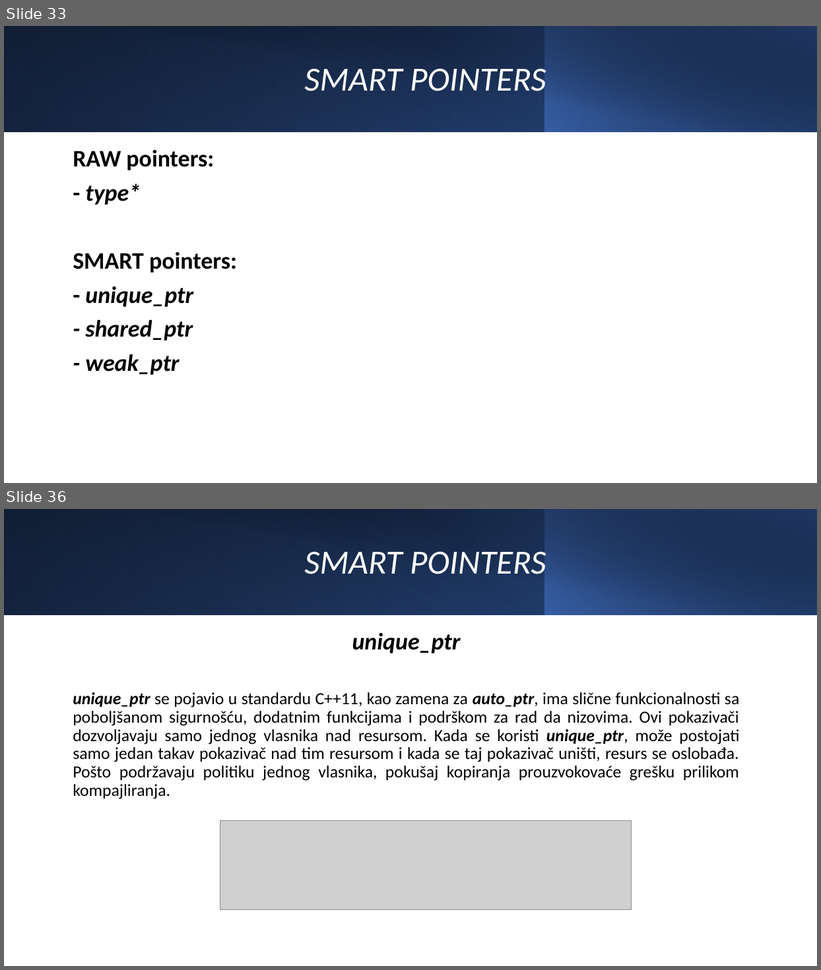
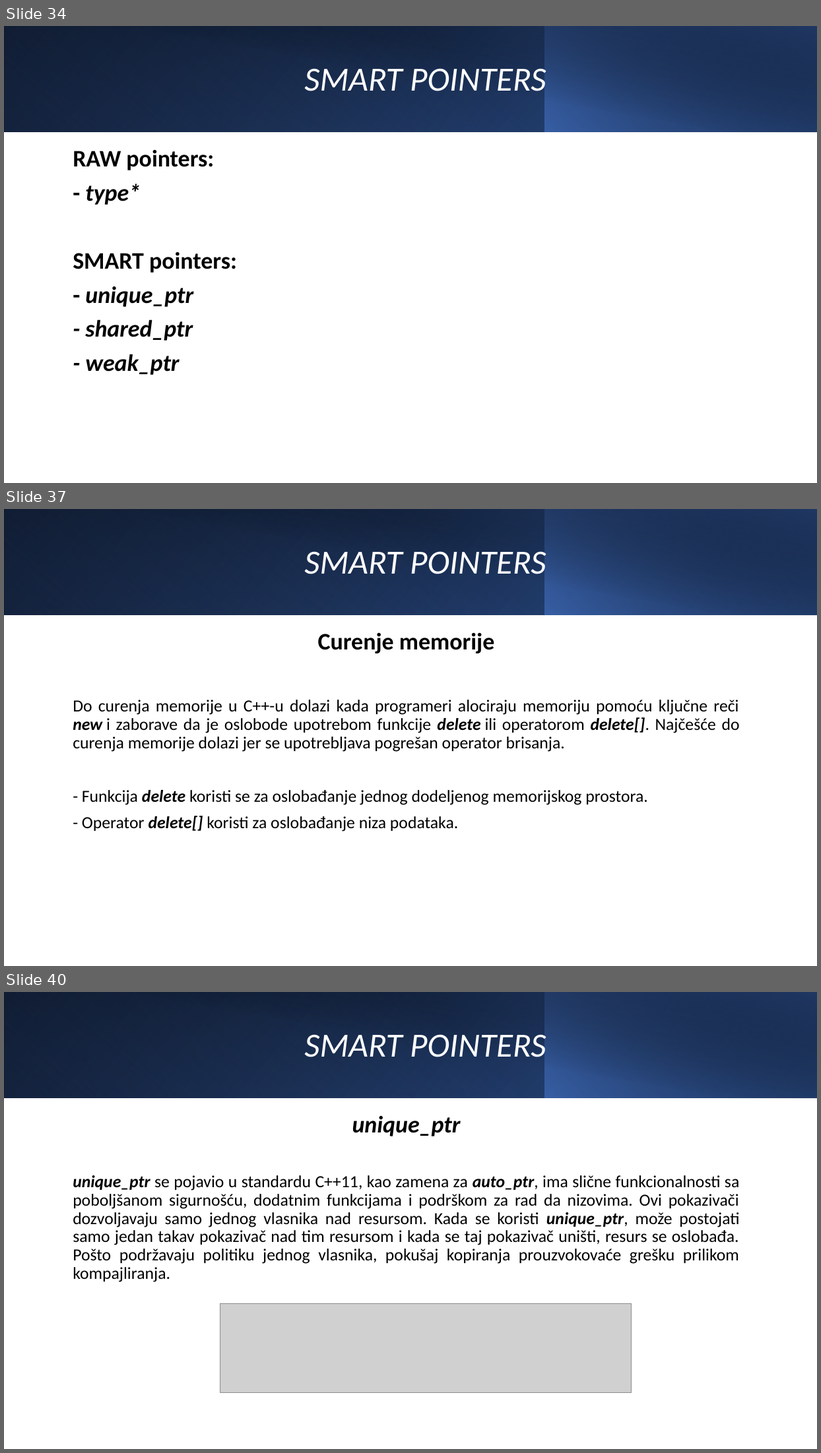
Before and after one commit to grujevmilan/NSI_projekat, a slide deck: NSI - C++.pptx. Shown one above the other, each under a label of ours: slides 33 and 36 before the commit, slides 34, 37 and 40 after it; the slides between them are not shown. The pictures are 821x970 and 821x1453 pixels, drawn with LibreOffice and Linux fonts; fonts in the diff are those of the drawing; grey boxes stand for pictures. Boxes give left, top, right and bottom in pixels: in the first picture for what was removed or moved away, otherwise in the second. Text is boxed around its words. In the diff, an @@ line names an element or a change of style, - is before the commit and + after.

```diff
--- a/NSI - C++.pptx
+++ b/NSI - C++.pptx
@@ slide 37 added at (4,509,817,966), background #FFFFFF @@
@@ rectangle added at (4,509,817,615), fill gradient #000000 to #2F5597 @@
@@ rectangle added at (4,509,546,615), fill gradient #4472C4 to #203864 @@
@@ rectangle added at (34,509,817,616), fill gradient #000000 to #203864 @@
@@ rectangle added at (545,509,817,615), fill gradient #4472C4 to #000000 @@
@@ title added at (304,551,546,582), 40 pt, text #FFFFFF, italic @@
+SMART POINTERS
@@ text added at (73,632,740,832), 20 pt, text #000000 @@
+Curenje memorije
+Do curenja memorije u C++-u dolazi kada programeri alociraju memoriju pomoću ključne reči new i zaborave da je oslobode upotrebom funkcije delete ili operatorom delete[]. Najčešće do curenja memorije dolazi jer se upotrebljava pogrešan operator brisanja.
+- Funkcija delete koristi se za oslobađanje jednog dodeljenog memorijskog prostora.
+- Operator delete[] koristi za oslobađanje niza podataka.
@@ what was slide 33 is now slide 34 @@
@@ what was slide 36 is now slide 40 @@
```
Also in this commit, not shown: 6 other slides added.
